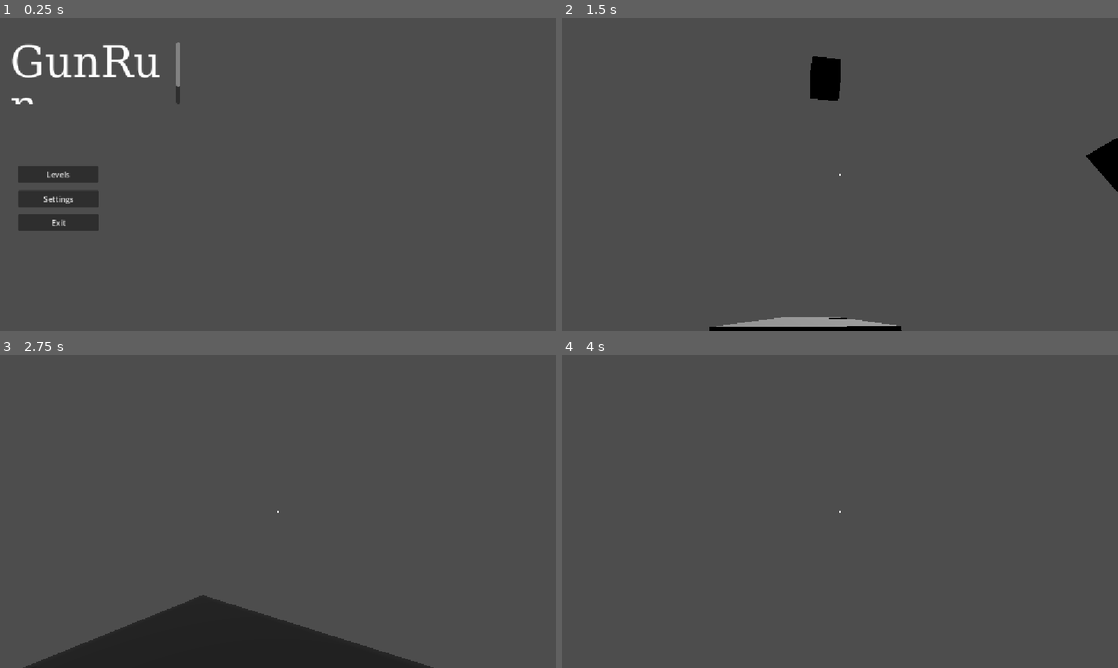
Above: before the commit, frames 1-4 (two rows, left to right).
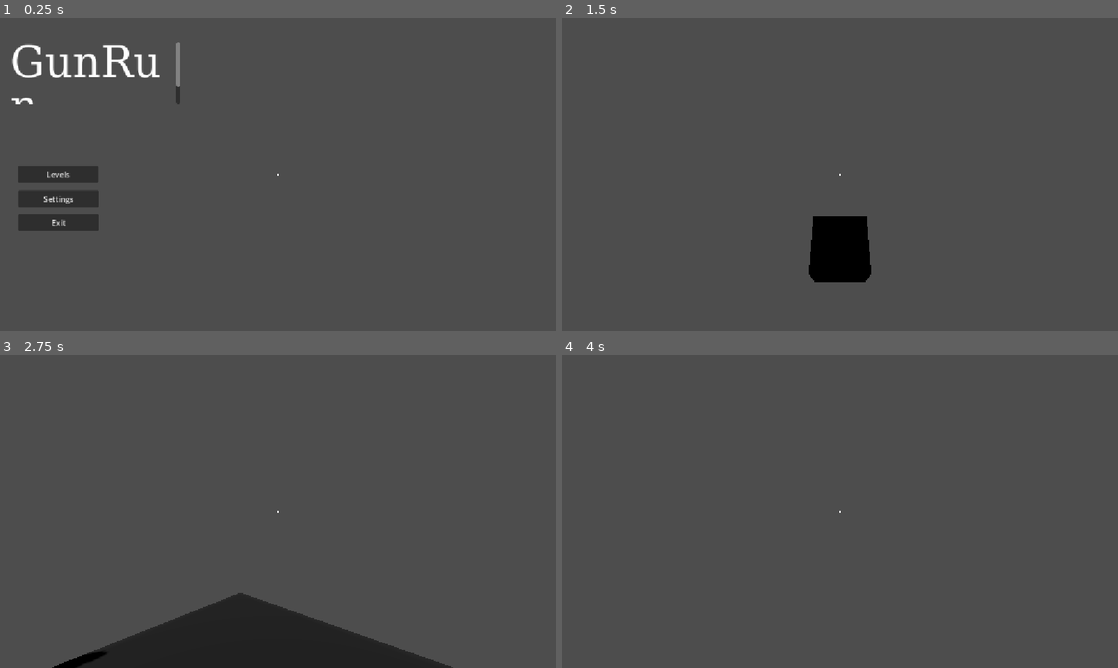
Above: after the commit, the same moments.

Repository: tarr2f/Game-Off-2026
Game: Godot game, scene res://scenes/game.tscn
Same seed, same stepped clock (60 frames per second), same inputs: the game is played once before the commit and once after it. Before the commit the project starts from res://Scenes/mainmenu.tscn.
Inputs (mouse positions are in pixels of both pictures, inside the frame that each line leads up to):
- Up to frame 1 (0.25 s): no input
- Up to frame 2 (1.5 s): click "Levels" at 0.5 s; click (628, 115) at 1.25 s, where only the run after the commit has a clickable "^debug"
- Up to frame 3 (2.75 s): tap Enter at 2 s; move the mouse to (305, 511) at 2.02 s; hold W (forwards) from 2.03 s (still down); click (305, 511) at 2.1 s; tap Space (jump) at 2.27, 2.57 s; right-click (305, 511) at 2.3 s
- Up to frame 4 (4 s): keep holding W (forwards); move the mouse to (812, 511) at 2.77 s; right-click (812, 511) at 2.85 s; tap Space (jump) at 3.02, 3.05, 3.32 s; move the mouse to (851, 505) at 3.52 s; hold Space (jump) from 3.53 s (still down); click (851, 505) at 3.8 s

The runs differ from the first frame. In frame 1, less than 0.1% of the frame differs, in the area x 49-51%, y 49-51%; in frame 2, 4.6%, in the area x 26-100%, y 12-100%; in frame 3, 2.7%; in frame 4, nothing differs.

Commit message:
did quite a lot. see devlog.md

Diff:
--- a/Scenes/mainmenu.tscn
+++ /dev/null
@@ -1,93 +0,0 @@
-[gd_scene format=3 uid="uid://d2tpwyjhsjui2"]
-
-[ext_resource type="Script" uid="uid://bd0s6uhldoha" path="res://scripts/mainmenu.gd" id="1_pposm"]
-
-[sub_resource type="Theme" id="Theme_ivo7y"]
-
-[sub_resource type="FontFile" id="FontFile_lp062"]
-cache/0/variation_coordinates = {}
-cache/0/face_index = 0
-cache/0/embolden = 0.0
-cache/0/transform = Transform2D(1, 0, 0, 1, 0, 0)
-cache/0/spacing_top = 0
-cache/0/spacing_bottom = 0
-cache/0/spacing_space = 0
-cache/0/spacing_glyph = 0
-cache/0/baseline_offset = 0.0
-cache/0/16/0/ascent = 0.0
-cache/0/16/0/descent = 0.0
-cache/0/16/0/underline_position = 0.0
-cache/0/16/0/underline_thickness = 0.0
-cache/0/16/0/scale = 1.0
-cache/0/90/0/ascent = 0.0
-cache/0/90/0/descent = 0.0
-cache/0/90/0/underline_position = 0.0
-cache/0/90/0/underline_thickness = 0.0
-cache/0/90/0/scale = 1.0
-
-[node name="Control" type="Control" unique_id=1020550575]
-layout_mode = 3
-anchors_preset = 15
-anchor_right = 1.0
-anchor_bottom = 1.0
-grow_horizontal = 2
-grow_vertical = 2
-script = ExtResource("1_pposm")
-
-[node name="Levels" type="Button" parent="." unique_id=2093734283]
-layout_mode = 1
-anchors_preset = -1
-anchor_left = 0.105000004
-anchor_top = 0.499
-anchor_right = 0.105000004
-anchor_bottom = 0.499
-offset_left = -83.96001
-offset_top = -17.35202
-offset_right = 83.03999
-offset_bottom = 17.64798
-grow_vertical = 2
-text = "Levels"
-
-[node name="Settings" type="Button" parent="." unique_id=1366619043]
-layout_mode = 1
-anchors_preset = -1
-anchor_left = 0.105000004
-anchor_top = 0.499
-anchor_right = 0.105000004
-anchor_bottom = 0.499
-offset_left = -82.96001
-offset_top = 33.64798
-offset_right = 84.03999
-offset_bottom = 68.64798
-grow_vertical = 2
-text = "Settings"
-
-[node name="Exit" type="Button" parent="." unique_id=956677400]
-layout_mode = 1
-anchors_preset = -1
-anchor_left = 0.105000004
-anchor_top = 0.499
-anchor_right = 0.105000004
-anchor_bottom = 0.499
-offset_left = -82.96001
-offset_top = 82.64798
-offset_right = 84.03999
-offset_bottom = 117.64798
-grow_vertical = 2
-text = "Exit"
-
-[node name="RichTextLabel" type="RichTextLabel" parent="." unique_id=862615443]
-layout_mode = 1
-anchors_preset = -1
-anchor_left = 0.171
-anchor_top = 0.17600001
-anchor_right = 0.171
-anchor_bottom = 0.17600001
-offset_left = -175.992
-offset_top = -64.04801
-offset_right = 176.008
-offset_bottom = 63.95199
-theme = SubResource("Theme_ivo7y")
-theme_override_fonts/normal_font = SubResource("FontFile_lp062")
-theme_override_font_sizes/normal_font_size = 90
-text = "GunRun"
--- a/project.godot
+++ b/project.godot
@@ -11,7 +11,7 @@
 [application]
 
 config/name="Github Game Off 2026"
-run/main_scene="uid://d2tpwyjhsjui2"
+run/main_scene="uid://dlesgo4mf0nfr"
 config/features=PackedStringArray("4.7", "Forward Plus")
 boot_splash/image="uid://dju2ccf1bdm8u"
 config/icon="uid://dju2ccf1bdm8u"
@@ -28,6 +28,10 @@
 [dotnet]
 
 project/assembly_name="Github Game Off 2026"
+
+[global_group]
+
+prop=""
 
 [input]
 
--- a/Scenes/debug.tscn
+++ b/scenes/debug.tscn
@@ -1,15 +1,9 @@
 [gd_scene format=3 uid="uid://btu530iyamiyy"]
 
-[ext_resource type="Script" uid="uid://bs03mqsqqnyal" path="res://scripts/player.gd" id="1_lvjdj"]
-[ext_resource type="Texture2D" uid="uid://b1kledymotsxu" path="res://assets/textures/debug.png" id="2_rdi1l"]
-[ext_resource type="Script" uid="uid://76m3h7lx0d0b" path="res://scripts/crosshair.gd" id="3_rdi1l"]
+[ext_resource type="Texture2D" uid="uid://b1kledymotsxu" path="res://assets/textures/debug.png" id="1_lgrwq"]
 
 [sub_resource type="StandardMaterial3D" id="StandardMaterial3D_txpwr"]
-albedo_texture = ExtResource("2_rdi1l")
-
-[sub_resource type="CapsuleShape3D" id="CapsuleShape3D_74sng"]
-
-[sub_resource type="CapsuleMesh" id="CapsuleMesh_74sng"]
+albedo_texture = ExtResource("1_lgrwq")
 
 [sub_resource type="BoxMesh" id="BoxMesh_8rwly"]
 size = Vector3(6, 0.2, 6)
@@ -36,25 +30,6 @@
 material_override = SubResource("StandardMaterial3D_txpwr")
 use_collision = true
 size = Vector3(16, 0.1, 16)
-
-[node name="PLayer" type="CharacterBody3D" parent="." unique_id=351850418]
-transform = Transform3D(1, 0, 0, 0, 1, 0, 0, 0, 1, 0, 1.1, 0)
-script = ExtResource("1_lvjdj")
-
-[node name="CollisionShape3D" type="CollisionShape3D" parent="PLayer" unique_id=696265931]
-shape = SubResource("CapsuleShape3D_74sng")
-
-[node name="MeshInstance3D" type="MeshInstance3D" parent="PLayer" unique_id=1131169971]
-mesh = SubResource("CapsuleMesh_74sng")
-
-[node name="CamNode" type="Node3D" parent="PLayer" unique_id=1421274168]
-transform = Transform3D(1, 0, 0, 0, 1, 0, 0, 0, 1, 0, 0.5999999, -0.3)
-
-[node name="PlayerCam" type="Camera3D" parent="PLayer/CamNode" unique_id=460499484]
-transform = Transform3D(1, 0, 0, 0, 1, 0, 0, 0, 1, 0, 0, 5.9604645e-08)
-
-[node name="RayCast3D" type="RayCast3D" parent="PLayer/CamNode" unique_id=1457898444]
-transform = Transform3D(20, 0, 0, 0, -8.742278e-07, -20, 0, 20, -8.742278e-07, 0, 0, -0.19999999)
 
 [node name="Plats" type="Node3D" parent="." unique_id=1596243132]
 
@@ -106,7 +81,7 @@
 transform = Transform3D(1, 0, 0, 0, 1, 0, 0, 0, 1, 0, 0.4, -2.5)
 shape = SubResource("BoxShape3D_wrmqo")
 
-[node name="RigidBody3D" type="RigidBody3D" parent="." unique_id=1786452477]
+[node name="RigidBody3D" type="RigidBody3D" parent="." unique_id=1786452477 groups=["prop"]]
 transform = Transform3D(1, 0, 0, 0, 1, 0, 0, 0, 1, 0, 8.502051, -4.4)
 physics_material_override = SubResource("PhysicsMaterial_qmcnp")
 freeze = true
@@ -116,22 +91,6 @@
 
 [node name="CollisionShape3D" type="CollisionShape3D" parent="RigidBody3D" unique_id=2059829445]
 shape = SubResource("BoxShape3D_74sng")
-
-[node name="CanvasLayer" type="CanvasLayer" parent="." unique_id=150394327]
-
-[node name="ColorRect" type="ColorRect" parent="CanvasLayer" unique_id=1806974095]
-anchors_preset = 8
-anchor_left = 0.5
-anchor_top = 0.5
-anchor_right = 0.5
-anchor_bottom = 0.5
-offset_left = -2.5
-offset_top = -2.5
-offset_right = 2.5
-offset_bottom = 2.5
-grow_horizontal = 2
-grow_vertical = 2
-script = ExtResource("3_rdi1l")
 
 [node name="RigidBody3D2" type="RigidBody3D" parent="." unique_id=1318232048]
 transform = Transform3D(-4.371139e-08, 1, -4.371139e-08, 0, -4.371139e-08, -1, -1, -4.371139e-08, 1.9106855e-15, 9.1, 0.79999995, -1.9000007)
@@ -150,3 +109,6 @@
 [node name="CollisionShape3D" type="CollisionShape3D" parent="RigidBody3D2/GravArea" unique_id=1070021562]
 transform = Transform3D(1, 0, 0, 0, 1, -8.351872e-23, 0, -8.351872e-23, 1, -3.5762787e-07, 0.5, -2.5)
 shape = SubResource("BoxShape3D_8rwly")
+
+[node name="SpawnPos" type="Marker3D" parent="." unique_id=363594784]
+transform = Transform3D(1, 0, 0, 0, 1, 0, 0, 0, 1, 0, 11.342457, 0)
--- /dev/null
+++ b/scenes/game.tscn
@@ -0,0 +1,174 @@
+[gd_scene format=3 uid="uid://dlesgo4mf0nfr"]
+
+[ext_resource type="Script" uid="uid://bs03mqsqqnyal" path="res://scripts/player.gd" id="1_lbhrr"]
+[ext_resource type="Script" uid="uid://76m3h7lx0d0b" path="res://scripts/crosshair.gd" id="2_iywne"]
+[ext_resource type="Script" uid="uid://bd0s6uhldoha" path="res://scripts/mainmenu.gd" id="3_p57ef"]
+[ext_resource type="Script" uid="uid://bu5ehqdrmk7hf" path="res://scripts/levels.gd" id="4_u5sy4"]
+
+[sub_resource type="CapsuleShape3D" id="CapsuleShape3D_cvnsp"]
+
+[sub_resource type="CapsuleMesh" id="CapsuleMesh_6t5aa"]
+
+[sub_resource type="Theme" id="Theme_wrm1d"]
+
+[sub_resource type="FontFile" id="FontFile_3dryh"]
+cache/0/variation_coordinates = {}
+cache/0/face_index = 0
+cache/0/embolden = 0.0
+cache/0/transform = Transform2D(1, 0, 0, 1, 0, 0)
+cache/0/spacing_top = 0
+cache/0/spacing_bottom = 0
+cache/0/spacing_space = 0
+cache/0/spacing_glyph = 0
+cache/0/baseline_offset = 0.0
+cache/0/16/0/ascent = 0.0
+cache/0/16/0/descent = 0.0
+cache/0/16/0/underline_position = 0.0
+cache/0/16/0/underline_thickness = 0.0
+cache/0/16/0/scale = 1.0
+cache/0/90/0/ascent = 0.0
+cache/0/90/0/descent = 0.0
+cache/0/90/0/underline_position = 0.0
+cache/0/90/0/underline_thickness = 0.0
+cache/0/90/0/scale = 1.0
+
+[node name="main" type="Node3D" unique_id=1601298586]
+
+[node name="PLayer" type="CharacterBody3D" parent="." unique_id=675601296]
+transform = Transform3D(1, 0, 0, 0, 1, 0, 0, 0, 1, 0, 1.1, 0)
+script = ExtResource("1_lbhrr")
+
+[node name="CollisionShape3D" type="CollisionShape3D" parent="PLayer" unique_id=2121643754]
+shape = SubResource("CapsuleShape3D_cvnsp")
+
+[node name="MeshInstance3D" type="MeshInstance3D" parent="PLayer" unique_id=917255239]
+mesh = SubResource("CapsuleMesh_6t5aa")
+
+[node name="CamNode" type="Node3D" parent="PLayer" unique_id=1607463814]
+transform = Transform3D(1, 0, 0, 0, 1, 0, 0, 0, 1, 0, 0.5999999, -0.3)
+
+[node name="PlayerCam" type="Camera3D" parent="PLayer/CamNode" unique_id=71203180]
+transform = Transform3D(1, 0, 0, 0, 1, 0, 0, 0, 1, 0, 0, 5.9604645e-08)
+
+[node name="RayCast3D" type="RayCast3D" parent="PLayer/CamNode" unique_id=142248839]
+transform = Transform3D(20, 0, 0, 0, -8.742278e-07, -20, 0, 20, -8.742278e-07, 0, 0, -0.19999999)
+
+[node name="CanvasLayer" type="CanvasLayer" parent="PLayer" unique_id=457368955]
+
+[node name="ColorRect" type="ColorRect" parent="PLayer/CanvasLayer" unique_id=303969306]
+anchors_preset = 8
+anchor_left = 0.5
+anchor_top = 0.5
+anchor_right = 0.5
+anchor_bottom = 0.5
+offset_left = -2.5
+offset_top = -2.5
+offset_right = 2.5
+offset_bottom = 2.5
+grow_horizontal = 2
+grow_vertical = 2
+script = ExtResource("2_iywne")
+
+[node name="Menu" type="Control" parent="." unique_id=1624465427]
+layout_mode = 3
+anchors_preset = 0
+offset_right = 40.0
+offset_bottom = 40.0
+script = ExtResource("3_p57ef")
+
+[node name="_main" type="Control" parent="Menu" unique_id=639951019]
+anchors_preset = 0
+offset_right = 40.0
+offset_bottom = 40.0
+
+[node name="Levels" type="Button" parent="Menu/_main" unique_id=153033167]
+layout_mode = 1
+anchors_preset = -1
+anchor_left = 0.105000004
+anchor_top = 0.499
+anchor_right = 0.105000004
+anchor_bottom = 0.499
+offset_left = 32.8
+offset_top = 286.04
+offset_right = 199.8
+offset_bottom = 321.04
+grow_vertical = 2
+text = "Levels"
+
+[node name="Settings" type="Button" parent="Menu/_main" unique_id=1278989067]
+layout_mode = 1
+anchors_preset = -1
+anchor_left = 0.105000004
+anchor_top = 0.499
+anchor_right = 0.105000004
+anchor_bottom = 0.499
+offset_left = 33.8
+offset_top = 337.04
+offset_right = 200.8
+offset_bottom = 372.04
+grow_vertical = 2
+text = "Settings"
+
+[node name="Exit" type="Button" parent="Menu/_main" unique_id=1961226256]
+layout_mode = 1
+anchors_preset = -1
+anchor_left = 0.105000004
+anchor_top = 0.499
+anchor_right = 0.105000004
+anchor_bottom = 0.499
+offset_left = 33.8
+offset_top = 386.04
+offset_right = 200.8
+offset_bottom = 421.04
+grow_vertical = 2
+text = "Exit"
+
+[node name="RichTextLabel" type="RichTextLabel" parent="Menu/_main" unique_id=335670982]
+layout_mode = 1
+anchors_preset = -1
+anchor_left = 0.171
+anchor_top = 0.17600001
+anchor_right = 0.171
+anchor_bottom = 0.17600001
+offset_left = 14.16
+offset_top = 42.96
+offset_right = 366.16
+offset_bottom = 170.96
+theme = SubResource("Theme_wrm1d")
+theme_override_fonts/normal_font = SubResource("FontFile_3dryh")
+theme_override_font_sizes/normal_font_size = 90
+text = "GunRun"
+
+[node name="_levels" type="Control" parent="Menu" unique_id=653156535]
+anchors_preset = 0
+offset_right = 40.0
+offset_bottom = 40.0
+script = ExtResource("4_u5sy4")
+
+[node name="Debug" type="Button" parent="Menu/_levels" unique_id=250133026]
+layout_mode = 1
+anchors_preset = -1
+anchor_left = 3.5870001
+anchor_top = 5.1000004
+anchor_right = 3.5870001
+anchor_bottom = 5.1000004
+offset_left = -54.48001
+offset_top = -52.000015
+offset_right = 54.51999
+offset_bottom = 51.999985
+text = "^debug"
+
+[node name="Back" type="Button" parent="Menu/_levels" unique_id=751388910]
+layout_mode = 1
+anchors_preset = -1
+anchor_left = 1.1370001
+anchor_top = 0.625
+anchor_right = 1.1370001
+anchor_bottom = 0.625
+offset_left = -29.480003
+offset_top = -12.0
+offset_right = 29.519997
+offset_bottom = 19.0
+text = "back"
+
+[node name="level_con" type="Node3D" parent="." unique_id=2042272147]
--- a/scripts/gungun.gd
+++ b/scripts/gungun.gd
@@ -2,6 +2,9 @@
 
 var guntype: int = 0
 const modecount = 3
+
+# dont do more then 1 cause it breaks
+var propbounce: float = 1.0
 
 func shoot(ray: RayCast3D) -> void:
 	if ray.is_colliding() and Input.is_action_just_pressed("shoot"):
@@ -15,6 +18,7 @@
 					groupswch(target, "speedy")
 				3:
 					groupswch(target, "boucy")
+					toggle_bouncyprop(target)
 				4:
 					groupswch(target, "repulsion")
 				_:
@@ -37,3 +41,10 @@
 	else:
 		target.add_to_group(group)
 		print("object ", group + "d")
+
+func toggle_bouncyprop(target: RigidBody3D) -> void:
+	if target.is_in_group("prop") and target.physics_material_override:
+		if target.physics_material_override.bounce == propbounce:
+			target.physics_material_override.bounce = 0.0
+		else:
+			target.physics_material_override.bounce = propbounce
--- /dev/null
+++ b/scripts/levels.gd
@@ -0,0 +1,25 @@
+extends Control
+
+@onready var player: CharacterBody3D = $"../../PLayer"
+
+@onready var menu: Control = $".."
+@onready var level_con: Node3D = $"../../level_con"
+
+@onready var debug: Button = $Debug
+@onready var back: Button = $Back
+
+const DEBUG = preload("uid://btu530iyamiyy")
+
+func _ready() -> void:
+	back.pressed.connect(menu.goback.bind(self))
+	debug.pressed.connect(goto_debug)
+
+func goto_debug() -> void:
+	load_lvl(DEBUG)
+
+func load_lvl(scene: PackedScene) -> void:
+	for child in level_con.get_children():
+		child.queue_free()
+	self.hide()
+	level_con.add_child(scene.instantiate())
+	player._spawn()
--- a/scripts/mainmenu.gd
+++ b/scripts/mainmenu.gd
@@ -1,17 +1,26 @@
 extends Control
 
-@onready var levels: Button = $Levels
-@onready var settings: Button = $Settings
-@onready var exit: Button = $Exit
+@onready var levels: Button = $_main/Levels
+@onready var settings: Button = $_main/Settings
+@onready var exit: Button = $_main/Exit
 
-const DEBUG = preload("uid://btu530iyamiyy")
+@onready var _main: Control = $_main
+@onready var _levels: Control = $_levels
+
 
 func _ready() -> void:
 	exit.pressed.connect(on_exit)
-	levels.pressed.connect(on_levels)
+	levels.pressed.connect(jump_levels)
+	_levels.hide()
+
 
 func on_exit() -> void:
 	get_tree().quit()
 
-func on_levels() -> void:
-	get_tree().change_scene_to_file("res://Scenes/debug.tscn")
+func jump_levels() -> void:
+	_main.hide()
+	_levels.show()
+
+func goback(current: Control) -> void:
+	current.hide()
+	_main.show()
--- a/scripts/player.gd
+++ b/scripts/player.gd
@@ -2,6 +2,7 @@
 
 @onready var cam_node: Node3D = $CamNode
 @onready var ray_cast_3d: RayCast3D = $CamNode/RayCast3D
+@onready var level_con: Node3D = $"../level_con"
 
 var def_speed = 5.0
 var speed = 5.0
@@ -14,8 +15,10 @@
 
 var spd_multipl = 3
 
-func _ready() -> void:
+func _spawn() -> void:
 	Input.mouse_mode = Input.MOUSE_MODE_CAPTURED
+	if level_con.has_node("Node3D/SpawnPos"):
+		global_transform = level_con.get_node("Node3D/SpawnPos").global_transform
 
 func _input(event: InputEvent) -> void:
 	if event is InputEventMouseMotion:
Not shown, added: scripts/levels.gd.uid
Not shown, added: devlog.md
